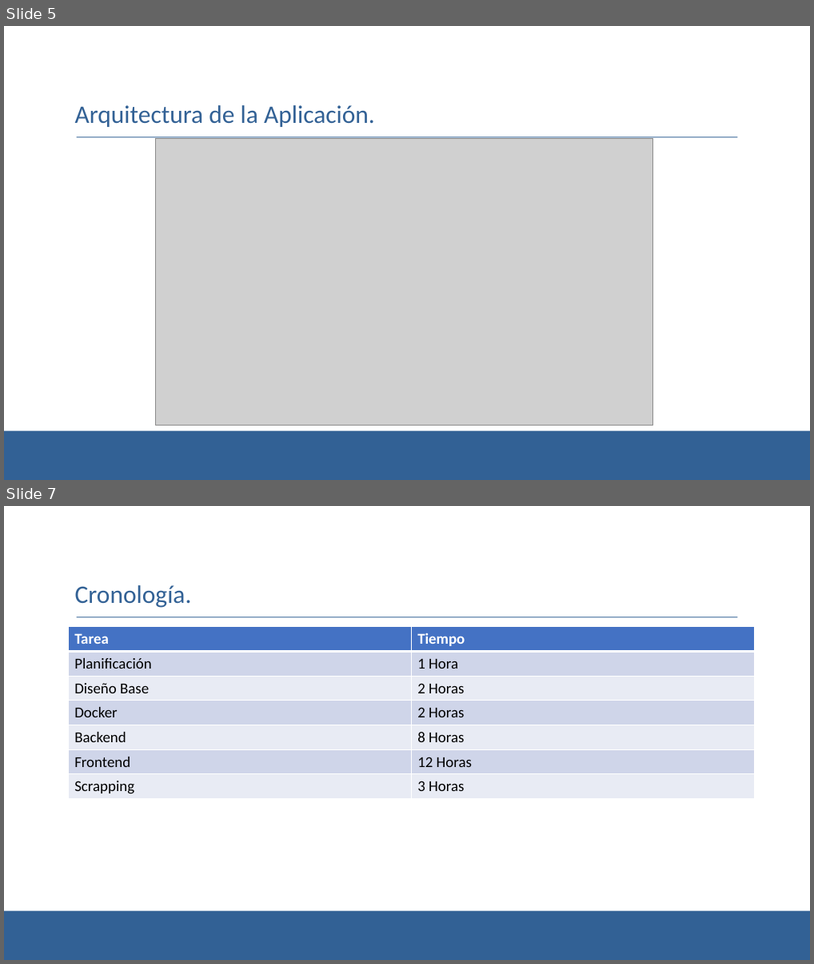
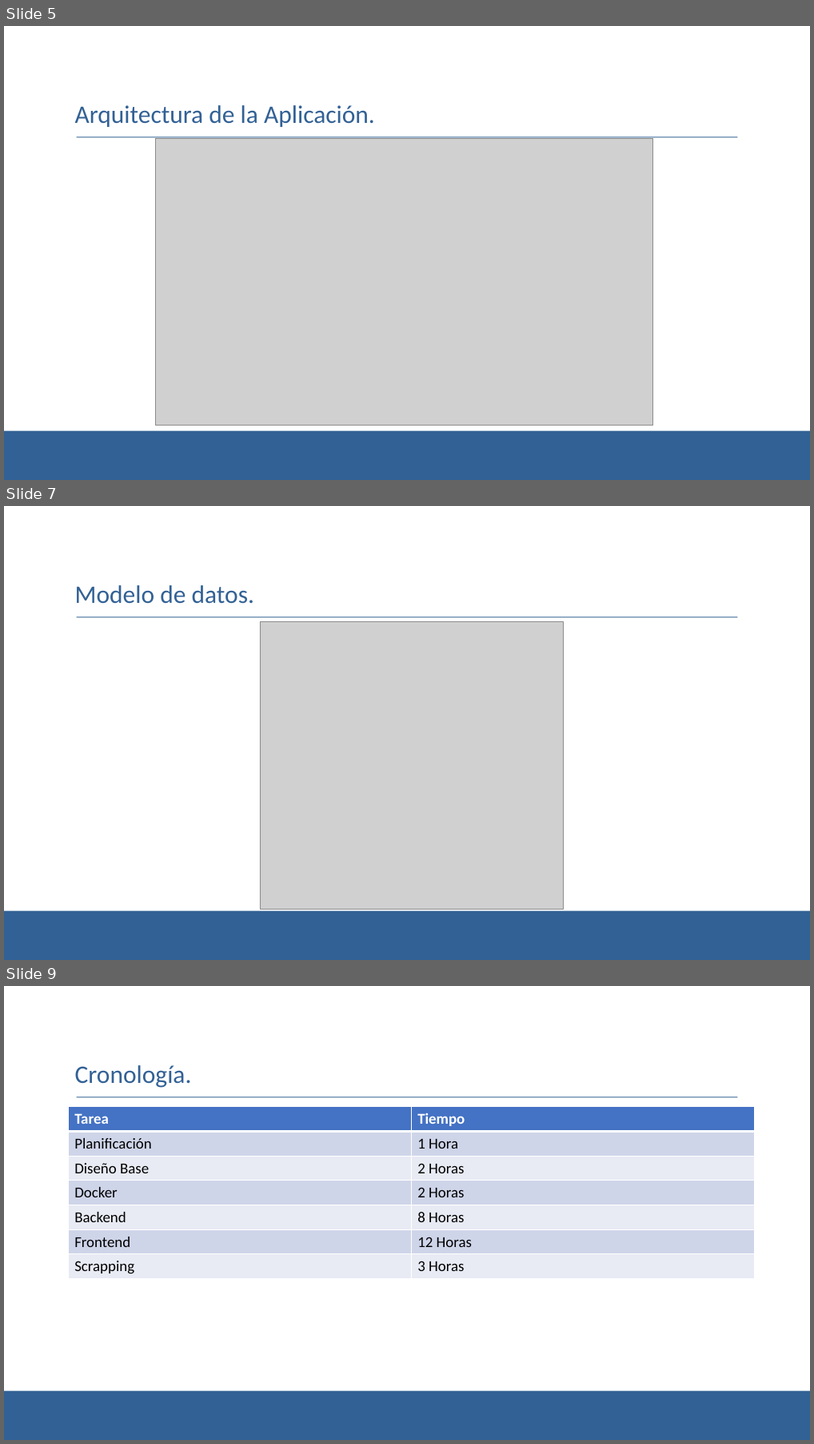
Before and after one commit to ajl618/EorzeArm, a slide deck: DRA-EorzeArm.pptx. Shown one above the other, each under a label of ours: slides 5 and 7 before the commit, slides 5, 7 and 9 after it; the slides between them are not shown. The pictures are 814x964 and 814x1444 pixels, drawn with LibreOffice and Linux fonts; fonts in the diff are those of the drawing; grey boxes stand for pictures; background and template pictures are left out. Boxes give left, top, right and bottom in pixels: in the first picture for what was removed or moved away, otherwise in the second. Text is boxed around its words. In the diff, an @@ line names an element or a change of style, - is before the commit and + after.

```diff
--- a/DRA-EorzeArm.pptx
+++ b/DRA-EorzeArm.pptx
@@ slide 7 added at (4,506,810,960), background #FFFFFF; not listed: 2 template elements that a slide beside it also shows @@
@@ title added at (75,585,254,604), 30 pt, text #326195 @@
+Modelo de datos.
@@ picture added at (260,621,563,908) @@
@@ what was slide 7 is now slide 9 @@
```
Also in this commit, not shown: 4 slides changed, 1 other slide added.
